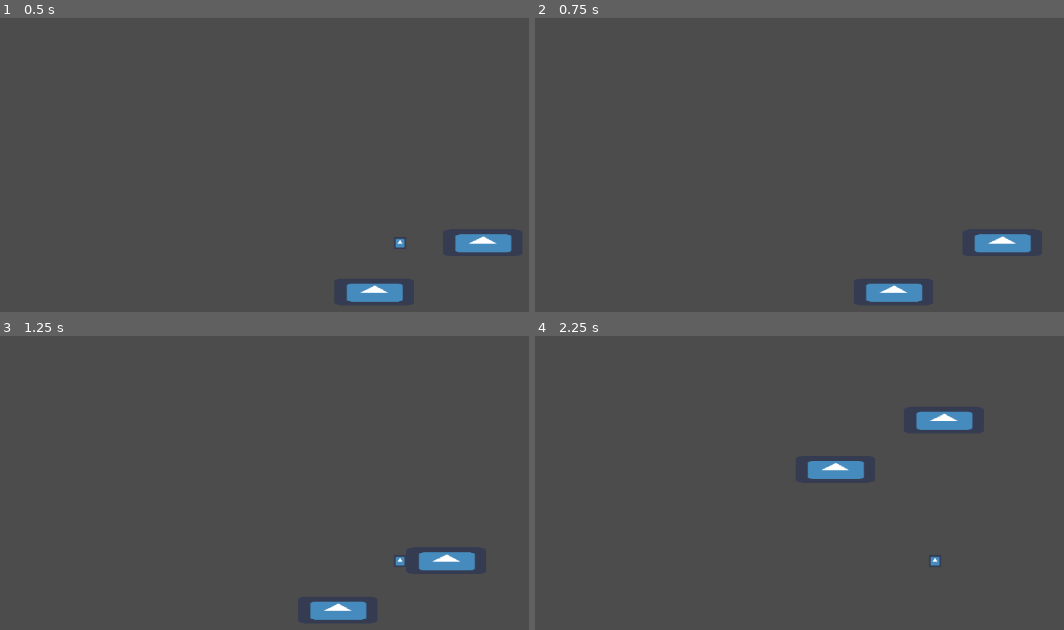
Above: before the commit, frames 1-4 (two rows, left to right).
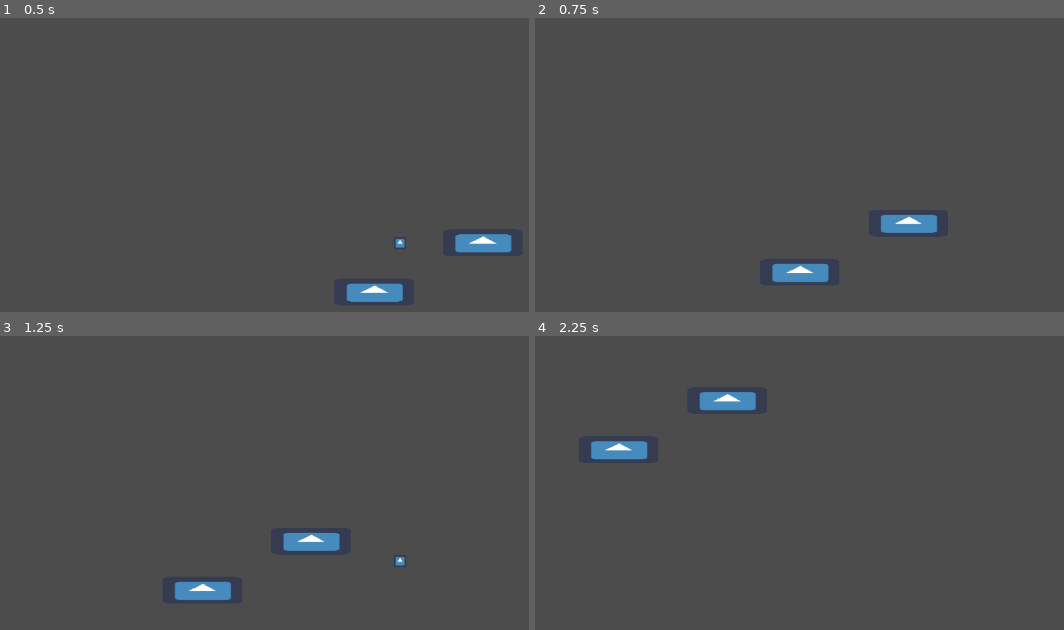
Above: after the commit, the same moments.

Repository: kjanuska/Independent-Study-Game
Game: Godot game, scene res://Scenes/Main.tscn
Same seed, same stepped clock (60 frames per second), same inputs: the game is played once before the commit and once after it. The engine's default icon, where the game draws it, is replaced by a stand-in: a white triangle on a blue panel in a dark square.
Inputs:
- Up to frame 1 (0.5 s): no input
- Up to frame 2 (0.75 s): tap Enter at 0.5 s; hold D (ui_right) from 0.53 s (still down); tap Space (space) at 0.6 s
- Up to frame 3 (1.25 s): keep holding D (ui_right)
- Up to frame 4 (2.25 s): release D (ui_right) at 1.28 s; hold S (ui_down) 1.28-2.03 s; tap Space (space) at 1.35, 2.1 s; hold D (ui_right) from 2.03 s (still down)

Frame 1 is identical in both runs. In frame 2, 2.7% of the frame differs, in the area x 44-94%, y 67-97%; in frame 3, 2.7%; in frame 4, 2.8%, in the area x 10-83%, y 19-79%.

Commit message:
character teleportation and reduced cooldowns

Diff:
--- a/Scenes/Player.tscn
+++ b/Scenes/Player.tscn
@@ -23,15 +23,14 @@
 scale = Vector2( 0.323363, 0.323363 )
 frames = SubResource( 2 )
 
-[node name="Camera2D" type="Camera2D" parent="."]
+[node name="Camera" type="Camera2D" parent="."]
 current = true
 
 [node name="DashTimer" type="Timer" parent="."]
-wait_time = 0.5
+wait_time = 0.3
 one_shot = true
 
 [node name="DashCooldown" type="Timer" parent="."]
-wait_time = 2.0
 
 [connection signal="timeout" from="DashTimer" to="." method="_on_Timer_timeout"]
 [connection signal="timeout" from="DashTimer" to="." method="_on_DashTimer_timeout"]
--- a/Scripts/Player.gd
+++ b/Scripts/Player.gd
@@ -47,9 +47,8 @@
 			can_dash = false
 			player.visible = not player.visible
 			var target_position = player.get_position() + ((motion.normalized()) * 150)
-#			trying to get the player to be animated from current position to target position instead of just teleporting
-			if ((player.get_position().x < target_position.x) && (player.get_position().y < target_position.y)):
-				pass
+			player.position.x = target_position.x
+			player.position.y = target_position.y
 			$DashTimer.start()
 
 func _on_DashTimer_timeout():
